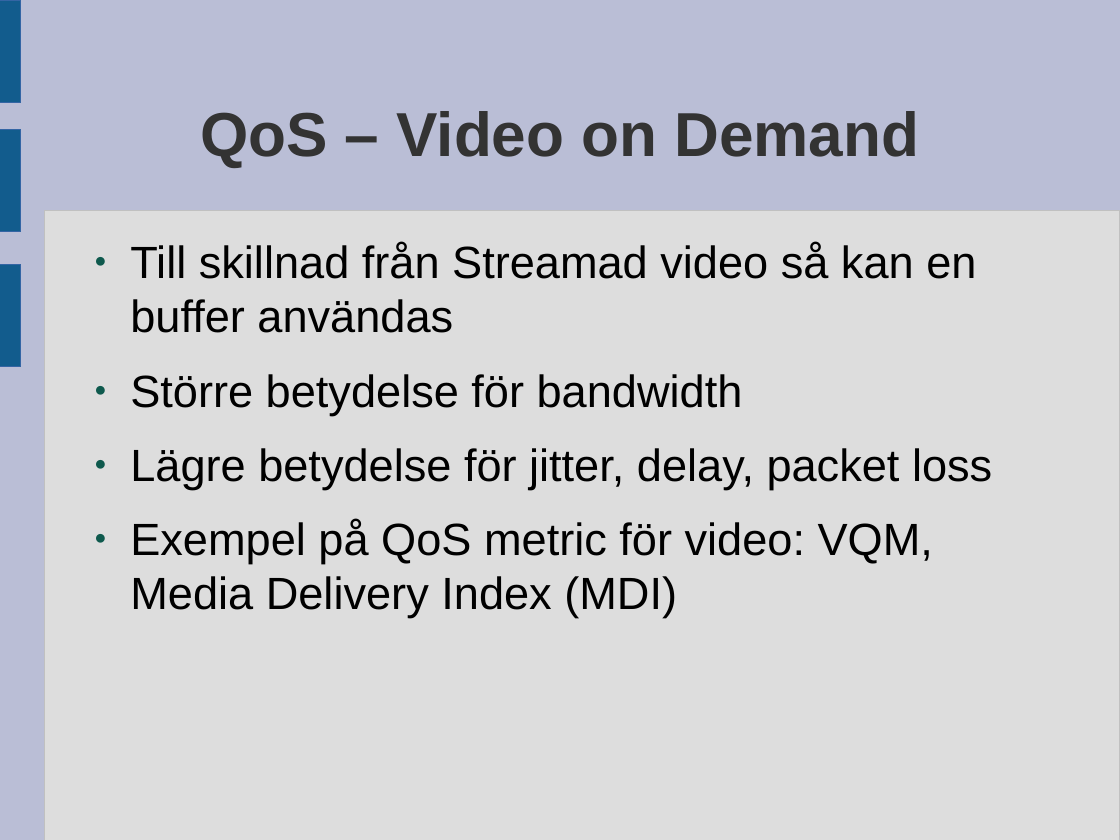
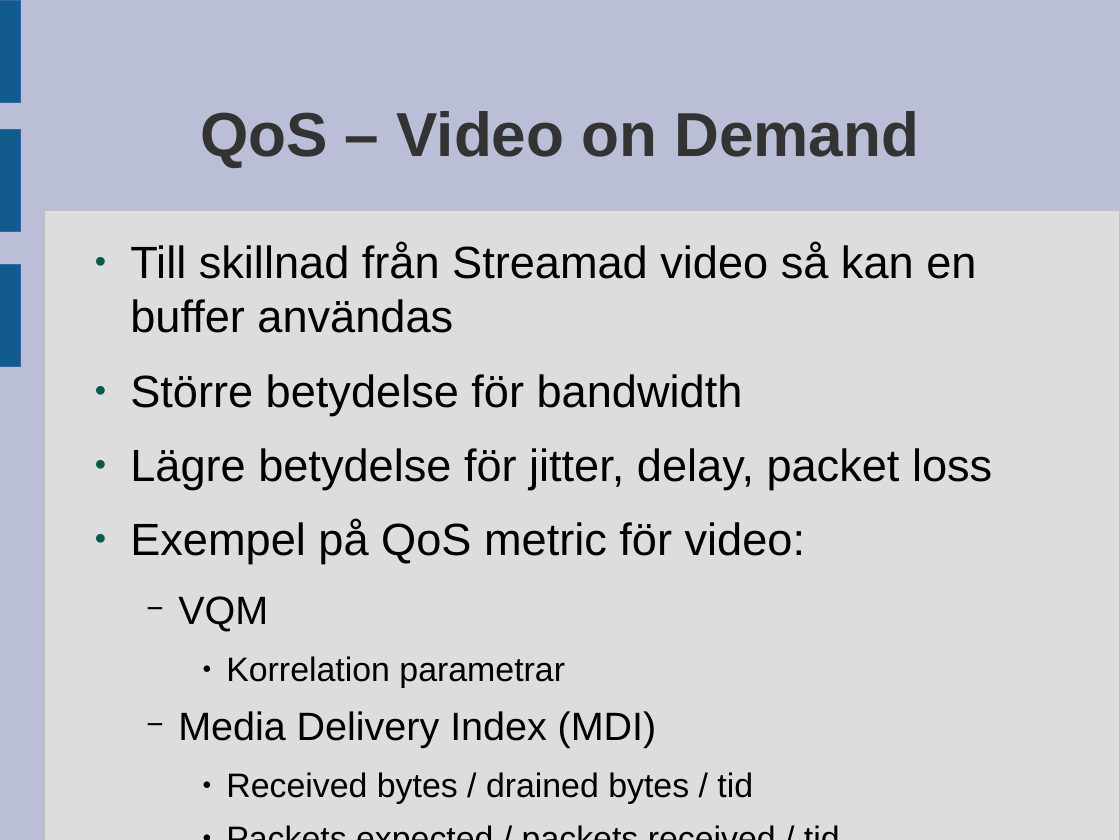
Before and after one commit to visse509/Dissertation, a slide deck: slide 4 of Presentation_möte.odp. Drawn at 1120x840 pixels with LibreOffice and Linux fonts; fonts in the diff are those of the drawing. Boxes give left, top, right and bottom in pixels: in the first picture for what was removed or moved away, otherwise in the second. Text is boxed around its words. In the diff, an @@ line names an element or a change of style, - is before the commit and + after.

```diff
--- a/Presentation_möte.odp
+++ b/Presentation_möte.odp
@@ text at (x1=130, y1=520, x2=805, y2=804): text changed; size 32 to 24 pt @@
-● Exempel på QoS metric för video: VQM, Media Delivery Index (MDI)
+● Exempel på QoS metric för video:
+  − VQM
+    ● Korrelation parametrar
+  − Media Delivery Index (MDI)
+    ● Received bytes / drained bytes / tid
+    ● Packets expected / packets received / tid
```
Also in this commit, not shown: 4 other slides changed, 2 other files.
